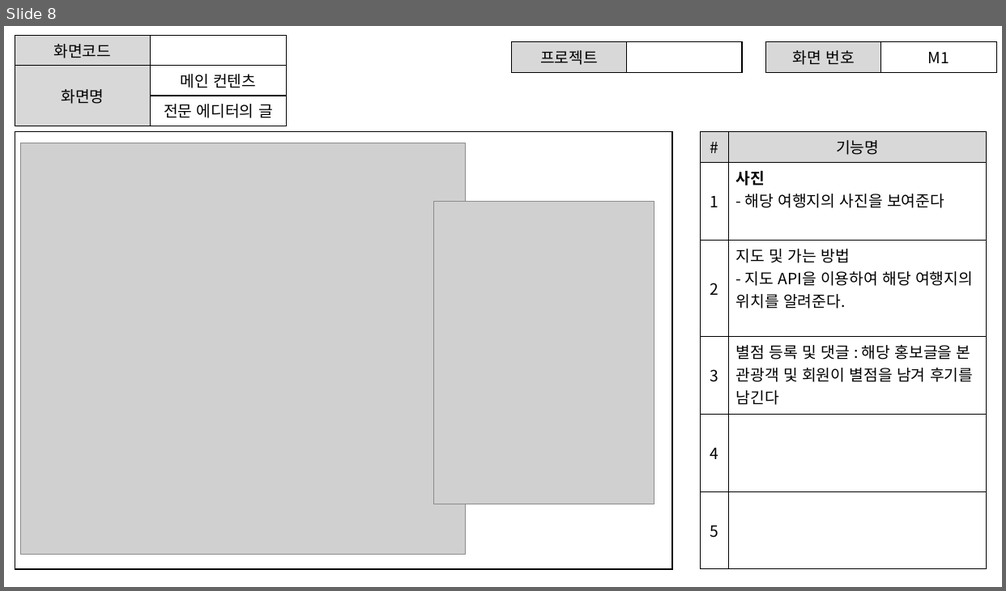
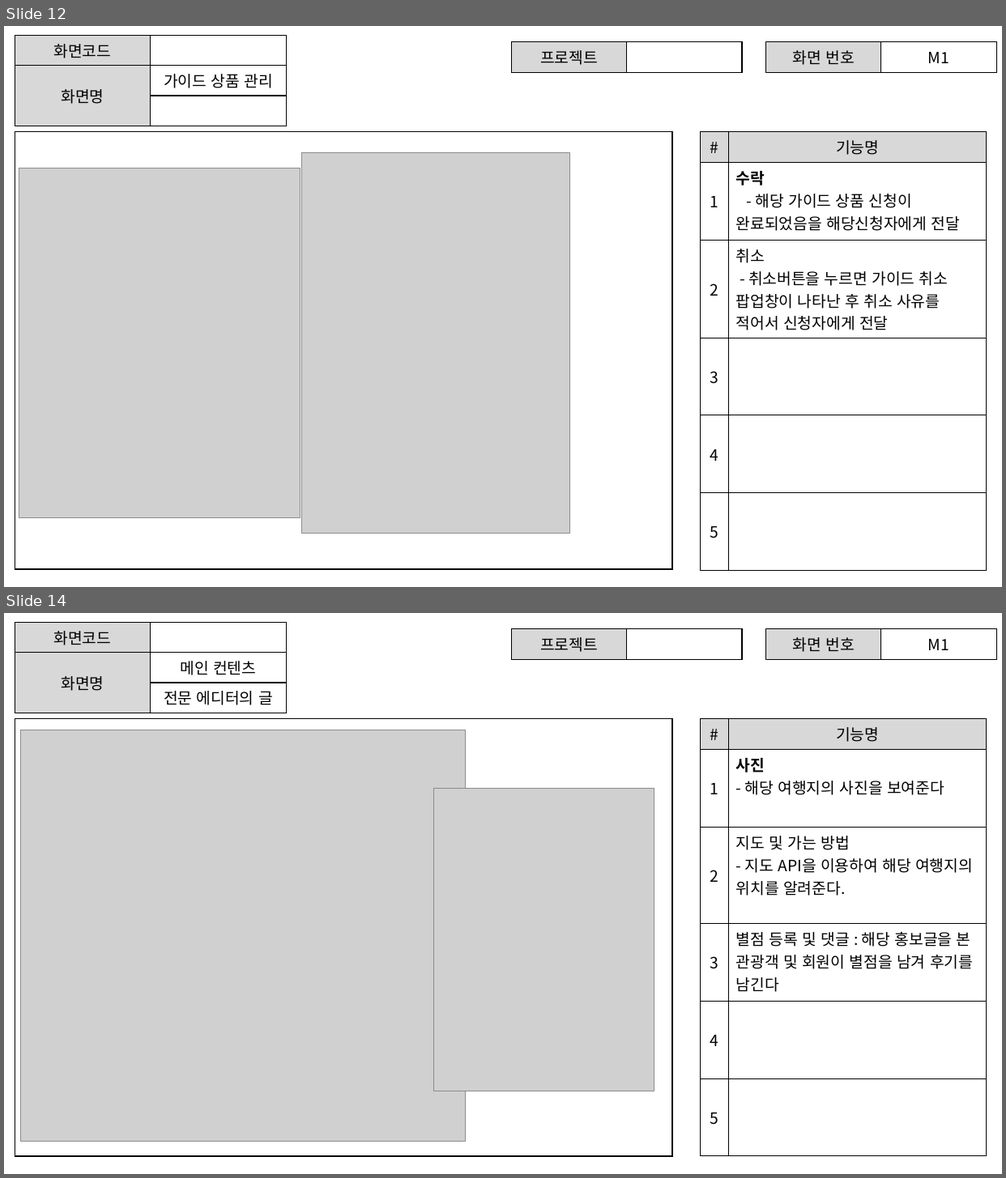
Before and after one commit to ezenteam2/TripMate, a slide deck: 0130기범.pptx. Shown one above the other, each under a label of ours: slide 8 before the commit, slides 12 and 14 after it; the slides between them are not shown. The pictures are 1006x591 and 1006x1178 pixels, drawn with LibreOffice and Linux fonts; fonts in the diff are those of the drawing; grey boxes stand for pictures. Boxes give left, top, right and bottom in pixels: in the first picture for what was removed or moved away, otherwise in the second. Text is boxed around its words. In the diff, an @@ line names an element or a change of style, - is before the commit and + after.

```diff
--- a/0130기범.pptx
+++ b/0130기범.pptx
@@ slide 12 added at box(4, 26, 1002, 587), background #FFFFFF @@
@@ table added at box(15, 36, 286, 114), 3 rows, 2 columns @@
+화면코드 | 
+화면명 | 가이드 상품 관리
+ | 
@@ table added at box(512, 42, 742, 69), 1 rows, 2 columns @@
+프로젝트 | 
@@ table added at box(766, 42, 997, 69), 1 rows, 2 columns @@
+화면 번호 | M1
@@ rectangle added at box(15, 131, 671, 570), fill #FFFFFF, outline #000000 1 pt @@
@@ table added at box(701, 131, 987, 570), 6 rows, 2 columns @@
+# | 기능명
+1 | 수락 / - 해당 가이드 상품 신청이 완료되었음을 해당신청자에게 전달
+2 | 취소 / - 취소버튼을 누르면 가이드 취소 팝업창이 나타난 후 취소 사유를 적어서 신청자에게 전달
+3 | 
+4 | 
+5 | 
@@ picture added at box(19, 169, 300, 518) @@
@@ picture added at box(302, 153, 570, 534) @@
@@ what was slide 8 is now slide 14 @@
```
Also in this commit, not shown: 7 other slides added.
